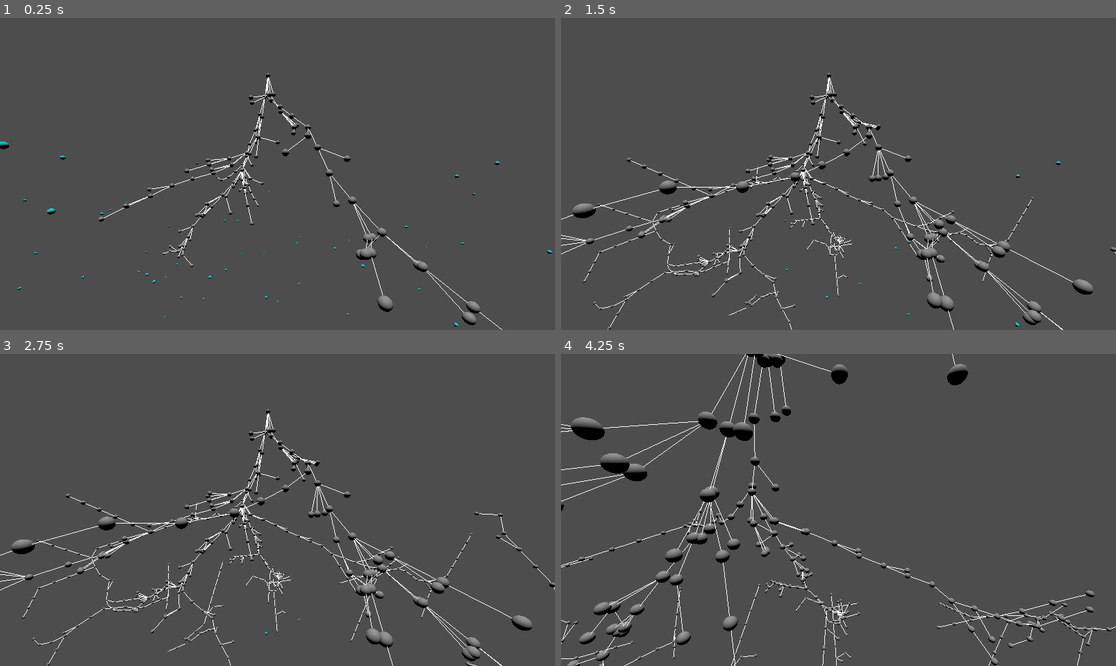
Above: before the commit, frames 1-4 (two rows, left to right).
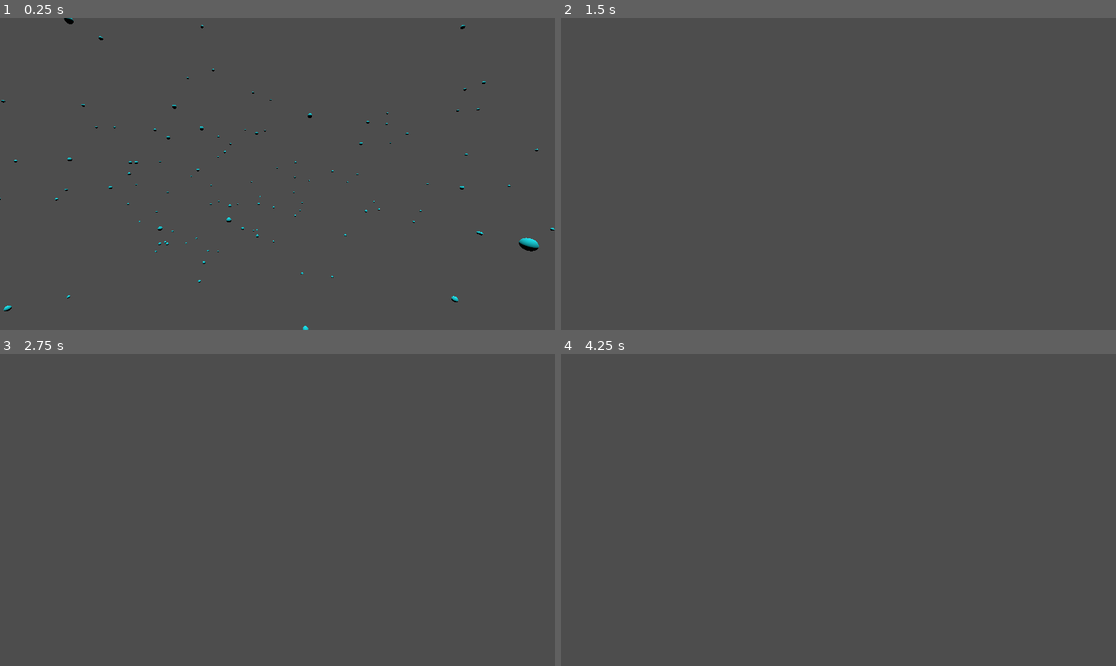
Above: after the commit, the same moments.

Repository: ayylol/tree_roots
Game: Godot game, scene res://default_scene.tscn
The game is run twice, just before and just after one commit, with the same random seed, the same clock (stepped at 60 frames per second) and the same inputs.
Inputs (mouse positions are in pixels of both pictures, inside the frame that each line leads up to):
- Up to frame 1 (0.25 s): no input
- Up to frame 2 (1.5 s): move the mouse to (960, 158) at 0.52 s; hold E (Decimate, bound only after the commit) 0.53-1.28 s; tap W (ClearPoints, bound only after the commit) at 0.6 s; tap R (Output, bound only after the commit) at 0.8, 1.35 s; tap Enter at 1.25 s; move the mouse to (727, 189) at 1.27 s
- Up to frame 3 (2.75 s): tap Space (StepSCA, bound only after the commit) at 1.55, 2, 2.1 s; move the mouse to (333, 441) at 2.02 s; hold E (Decimate, bound only after the commit) from 2.03 s (still down); tap W (ClearPoints, bound only after the commit) at 2.3 s
- Up to frame 4 (4.25 s): move the mouse to (810, 572) at 2.77 s; tap Middle mouse button (MoveCamera) at 2.85 s; tap R (Output, bound only after the commit) at 3.05 s; move the mouse to (1005, 556) at 3.52 s; release E (Decimate, bound only after the commit) at 3.53 s; hold Mouse wheel up (ZoomIn) from 3.53 s (still down); tap Space (StepSCA, bound only after the commit) at 3.8 s; tap Q (ToggleSCA, bound only after the commit) at 4.15 s

The runs differ from the first frame. In frame 1, 2.3% of the frame differs, in the area x 0-100%, y 0-100%; in frame 2, 3.9%; in frame 3, 4.0%; in frame 4, 5.4%.

Commit message:
Fixed multiple adding bug

Diff:
--- a/attractor_area.gd
+++ b/attractor_area.gd
@@ -1,18 +1,22 @@
 extends StaticBody3D
 
 @export var max_attractors: int = 100
-@export var destroy_dist: float = 0.4
-@export var segment_length: float = 0.2
+@export var destroy_dist: float = 1
+@export var segment_length: float = 0.5
 
 var max_extent = Vector3(1,1,1)*-1.79769e308
 var min_extent = Vector3(1,1,1)*1.79769e308
 var max_dist = 0
+
+var  sca_on = false
+var counter = 0
 
 var attractor_scene = preload("res://attractor_point.tscn")
 
 @onready var SpawnArea = $SpawnArea
 @onready var PointsParent = $PointsParent
 @onready var StartSegment = $SegmentsParent/Segment
+
 
 func _ready():
 	StartSegment.init($SegmentsParent.global_position)
@@ -33,6 +37,22 @@
 	max_dist = maxf(maxf(extent.x,extent.y),extent.z)
 
 	make_attractors(max_attractors)
+
+func _physics_process(_delta):
+	if(sca_on):
+		sca_step()
+
+func _unhandled_input(_event):
+	if (Input.is_action_just_pressed("ClearPoints")):
+		clear_attractors()
+	if(Input.is_action_just_pressed("ToggleSCA")):
+		sca_on = !sca_on
+	if(Input.is_action_just_pressed("Decimate")):
+		pass
+	if(Input.is_action_just_pressed("Output")):
+		pass
+	if(Input.is_action_just_pressed("StepSCA")):
+		sca_step()
 
 
 func make_attractors(num: int):
@@ -56,21 +76,19 @@
 		n.queue_free()
 
 func sca_step():
-	var to_extend = []
+	print("Starting SCA Step: ", counter)
+	var to_extend = {}
 	# Get closest point to each attractor
 	for p in PointsParent.get_children():
 		var c = p.get_closest()
 		if c == null: continue
-		to_extend.append(c)
+		to_extend[c]=0
 		# Add normalized direction to node
-		c.extend_dir += (p.global_position-c.global_position).normalized()
+		c.extend_dir += (p.global_position-c.global_position).normalized()#*randf_range(0.1,1.0)
 
 	# For each node influenced extend in direction sum multiplied by segment length
-	for n in to_extend:
+	for n in to_extend.keys():
+		print(n.global_position)
 		n.extend(segment_length)
-
-func _physics_process(delta):
-	sca_step()
-
-func _on_timer_timeout():
-	sca_step()
+	print("Done SCA Step\n")
+	counter+=1
--- a/attractor_area.tscn
+++ b/attractor_area.tscn
@@ -21,7 +21,3 @@
 transform = Transform3D(1, 0, 0, 0, 1, 0, 0, 0, 1, -0.232028, 2.39719, 0.0511147)
 
 [node name="Segment" parent="SegmentsParent" instance=ExtResource("2_3ownf")]
-
-[node name="Timer" type="Timer" parent="."]
-
-[connection signal="timeout" from="Timer" to="." method="_on_timer_timeout"]
--- a/attractor_point.gd
+++ b/attractor_point.gd
@@ -30,6 +30,7 @@
 		if (!result.is_empty()):
 			if(i==0):
 				queue_free()
+				break
 			var closest = result[0].collider.get_parent()
 			var min_dist2 = 1.79769e308
 			# find closest
--- a/default_scene.tscn
+++ b/default_scene.tscn
@@ -14,5 +14,7 @@
 transform = Transform3D(1, 0, 0, 0, 0.221004, 0.975273, 0, -0.975273, 0.221004, 0, 3.80721, 1.50425)
 
 [node name="AttractorArea" parent="." instance=ExtResource("2_nunxf")]
-destroy_dist = 1.0
-segment_length = 0.5
+transform = Transform3D(1, 0, 0, 0, 1, 0, 0, 0, 1, -0.267563, 4.06091, 0.482758)
+max_attractors = 210
+destroy_dist = 2.0
+segment_length = 0.6
--- a/project.godot
+++ b/project.godot
@@ -32,3 +32,28 @@
 "events": [Object(InputEventMouseButton,"resource_local_to_scene":false,"resource_name":"","device":-1,"window_id":0,"a …(236 unchanged characters)…
 ]
 }
+ClearPoints={
+"deadzone": 0.5,
+"events": [Object(InputEventKey,"resource_local_to_scene":false,"resource_name":"","device":-1,"window_id":0,"alt_pressed":false,"shift_pressed":false,"ctrl_pressed":false,"meta_pressed":false,"pressed":false,"keycode":0,"physical_keycode":87,"key_label":0,"unicode":119,"echo":false,"script":null)
+]
+}
+ToggleSCA={
+"deadzone": 0.5,
+"events": [Object(InputEventKey,"resource_local_to_scene":false,"resource_name":"","device":-1,"window_id":0,"alt_pressed":false,"shift_pressed":false,"ctrl_pressed":false,"meta_pressed":false,"pressed":false,"keycode":0,"physical_keycode":81,"key_label":0,"unicode":113,"echo":false,"script":null)
+]
+}
+Decimate={
+"deadzone": 0.5,
+"events": [Object(InputEventKey,"resource_local_to_scene":false,"resource_name":"","device":-1,"window_id":0,"alt_pressed":false,"shift_pressed":false,"ctrl_pressed":false,"meta_pressed":false,"pressed":false,"keycode":0,"physical_keycode":69,"key_label":0,"unicode":101,"echo":false,"script":null)
+]
+}
+Output={
+"deadzone": 0.5,
+"events": [Object(InputEventKey,"resource_local_to_scene":false,"resource_name":"","device":-1,"window_id":0,"alt_pressed":false,"shift_pressed":false,"ctrl_pressed":false,"meta_pressed":false,"pressed":false,"keycode":0,"physical_keycode":82,"key_label":0,"unicode":114,"echo":false,"script":null)
+]
+}
+StepSCA={
+"deadzone": 0.5,
+"events": [Object(InputEventKey,"resource_local_to_scene":false,"resource_name":"","device":-1,"window_id":0,"alt_pressed":false,"shift_pressed":false,"ctrl_pressed":false,"meta_pressed":false,"pressed":false,"keycode":0,"physical_keycode":32,"key_label":0,"unicode":32,"echo":false,"script":null)
+]
+}
--- a/segment.gd
+++ b/segment.gd
@@ -1,4 +1,5 @@
 extends Node3D
+class_name Segment
 
 var extend_dir = Vector3(0,0,0)
 
@@ -6,16 +7,21 @@
 
 func init(pos: Vector3) -> void:
 	global_position = pos
+	if (has_node("Line")):
+		var old_line = get_node("Line")
+		old_line.name = "OldLine"
+		old_line.queue_free()
 	var l = line(to_local(get_parent().global_position),Vector3(0,0,0))
+	l.name = "Line"
 	add_child(l)
 
-func extend_to(pos: Vector3)-> Node3D:
+func extend_to(pos: Vector3)-> Segment:
 	var new_segment = segment_scene.instantiate()
 	add_child(new_segment)
 	new_segment.init(pos)
 	return new_segment
 
-func extend(segment_length: float)-> Node3D:
+func extend(segment_length: float)-> Segment:
 	var to = global_position+extend_dir.normalized()*segment_length
 	extend_dir = Vector3(0,0,0)
 	return extend_to(to)
@@ -36,3 +42,21 @@
 	material.albedo_color = color
 
 	return mesh_instance
+
+func decimate():
+	pass
+	# Get list of nodes in decimate range
+	# Sum their positions
+	# Add children of decimated nodes to this node, re-init to get correct position relative to parent
+	# free decimated node
+	# average position and reinitialize this node's position
+
+
+func traverse_segments(pre: String, post:String, depth:int):
+	var cull = false
+	if(has_method(pre)):
+		cull = call(pre, depth)
+	if(!cull):
+		pass
+		#for
+	if(has_method(post)): call(post, depth)
--- a/segment.tscn
+++ b/segment.tscn
@@ -5,7 +5,7 @@
 [sub_resource type="SphereMesh" id="SphereMesh_sqc16"]
 
 [sub_resource type="SphereShape3D" id="SphereShape3D_7jjuv"]
-radius = 0.0599065
+radius = 0.01
 
 [node name="Segment" type="Node3D"]
 script = ExtResource("1_3ij8p")
@@ -14,9 +14,9 @@
 transform = Transform3D(0.1, 0, 0, 0, 0.1, 0, 0, 0, 0.1, 0, 0, 0)
 mesh = SubResource("SphereMesh_sqc16")
 
-[node name="StaticBody3D" type="Area3D" parent="."]
+[node name="Collision" type="Area3D" parent="."]
 collision_layer = 128
 collision_mask = 0
 
-[node name="CollisionShape3D" type="CollisionShape3D" parent="StaticBody3D"]
+[node name="CollisionShape3D" type="CollisionShape3D" parent="Collision"]
 shape = SubResource("SphereShape3D_7jjuv")
